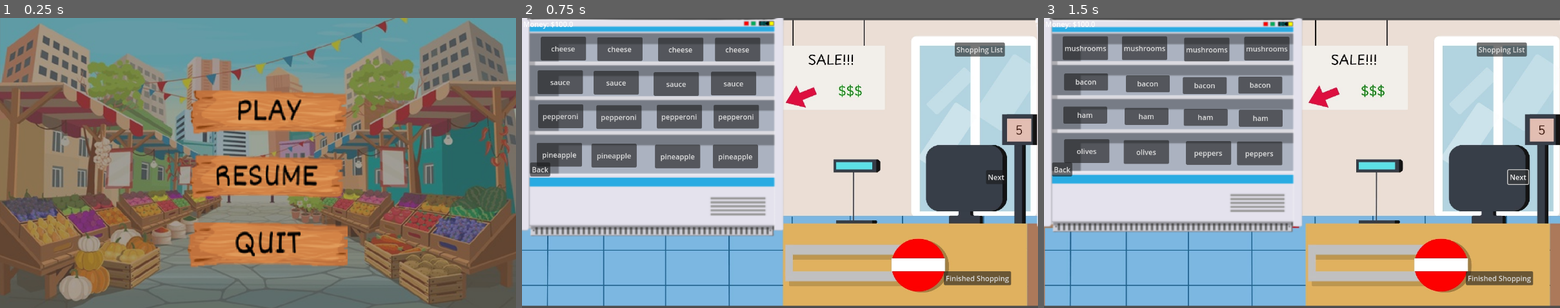
Above: before the commit, frames 1-3 (left to right).
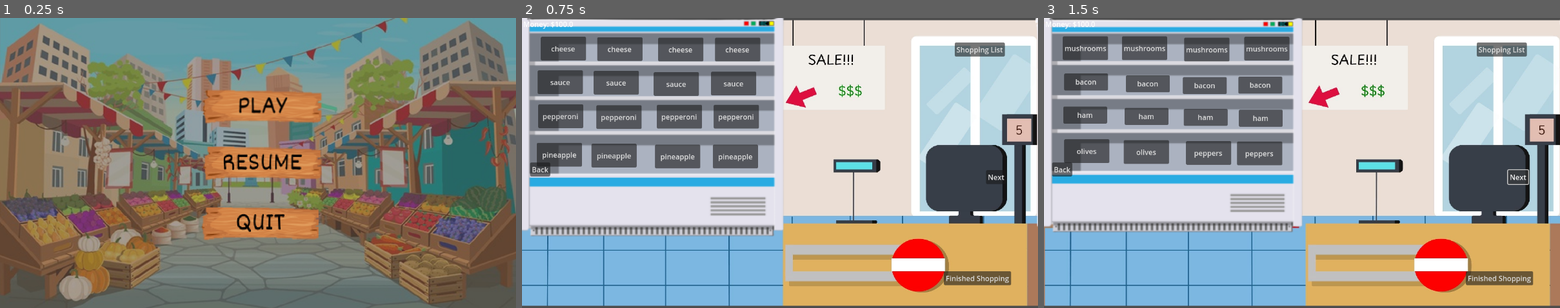
Above: after the commit, the same moments.

Repository: Leone2004/LandLockedLigersGame
Game: Godot game, scene res://Scenes/mainmenu.tscn
Two runs of this game, one before a commit and one after it. Both use one fixed random seed, a clock stepped at 60 frames per second and the inputs below. The engine's default icon, where the game draws it, is replaced by a stand-in: a white triangle on a blue panel in a dark square.
Inputs (mouse positions are in pixels of both pictures, inside the frame that each line leads up to; where the layout moved, square brackets give the same spot in the first picture):
- Up to frame 1 (0.25 s): no input
- Up to frame 2 (0.75 s): click (785, 105) [790, 110] at 0.5 s
- Up to frame 3 (1.5 s): click "Next" at 1.25 s

The runs differ from the first frame. In frame 1, 11% of the frame differs, in the area x 36-68%, y 24-86%; in frame 2, nothing differs; in frame 3, nothing differs.

Commit message:
moved the start button a little bit

Diff:
--- a/cookingupsuccessgame/Scenes/mainmenu.tscn
+++ b/cookingupsuccessgame/Scenes/mainmenu.tscn
@@ -16,17 +16,17 @@
 script = ExtResource("1_pposm")
 
 [node name="StartButton" type="Button" parent="."]
-texture_filter = 1
+texture_filter = 6
 layout_mode = 1
 anchors_preset = 8
 anchor_left = 0.5
 anchor_top = 0.5
 anchor_right = 0.5
 anchor_bottom = 0.5
-offset_left = -174.0
-offset_top = -212.0
-offset_right = 576.0
-offset_bottom = 148.0
+offset_left = -144.0
+offset_top = -186.0
+offset_right = 428.0
+offset_bottom = 24.0
 grow_horizontal = 2
 grow_vertical = 2
 scale = Vector2(0.5, 0.5)
@@ -39,10 +39,10 @@
 [node name="QuitButton" type="Button" parent="."]
 texture_filter = 1
 layout_mode = 0
-offset_left = -171.0
-offset_top = 129.0
-offset_right = 212.0
-offset_bottom = 244.0
+offset_left = -139.0
+offset_top = 95.0
+offset_right = 147.0
+offset_bottom = 181.0
 theme_override_colors/font_hover_color = Color(1, 0, 0, 1)
 icon = ExtResource("3_5326e")
 flat = true
@@ -55,10 +55,10 @@
 anchors_preset = -1
 anchor_right = 3.462
 anchor_bottom = 5.254
-offset_left = -170.0
-offset_top = -41.0
-offset_right = 111.988
-offset_bottom = 31.444
+offset_left = -137.0
+offset_top = -51.0
+offset_right = 61.988
+offset_bottom = -20.556
 icon = ExtResource("4_l2o7r")
 flat = true
 icon_alignment = 1
